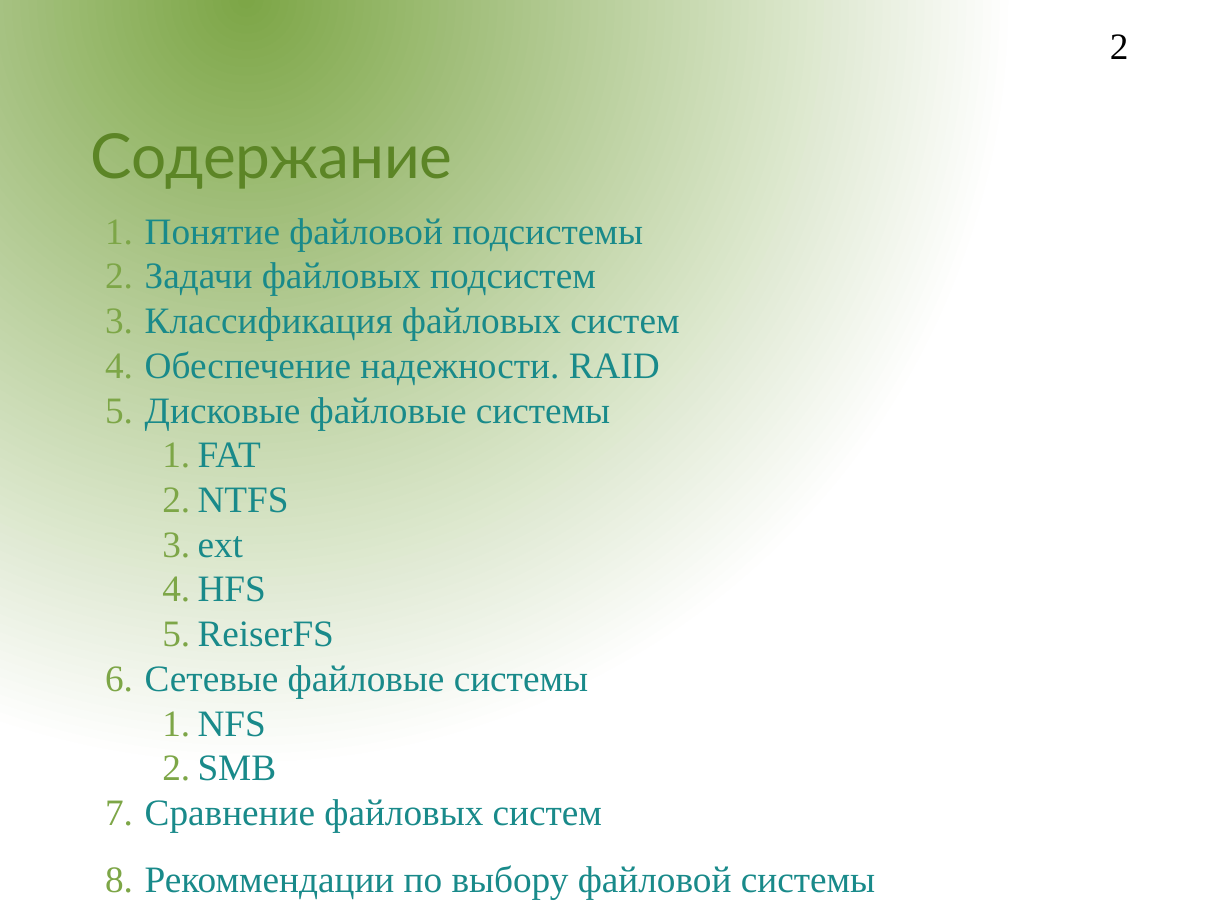
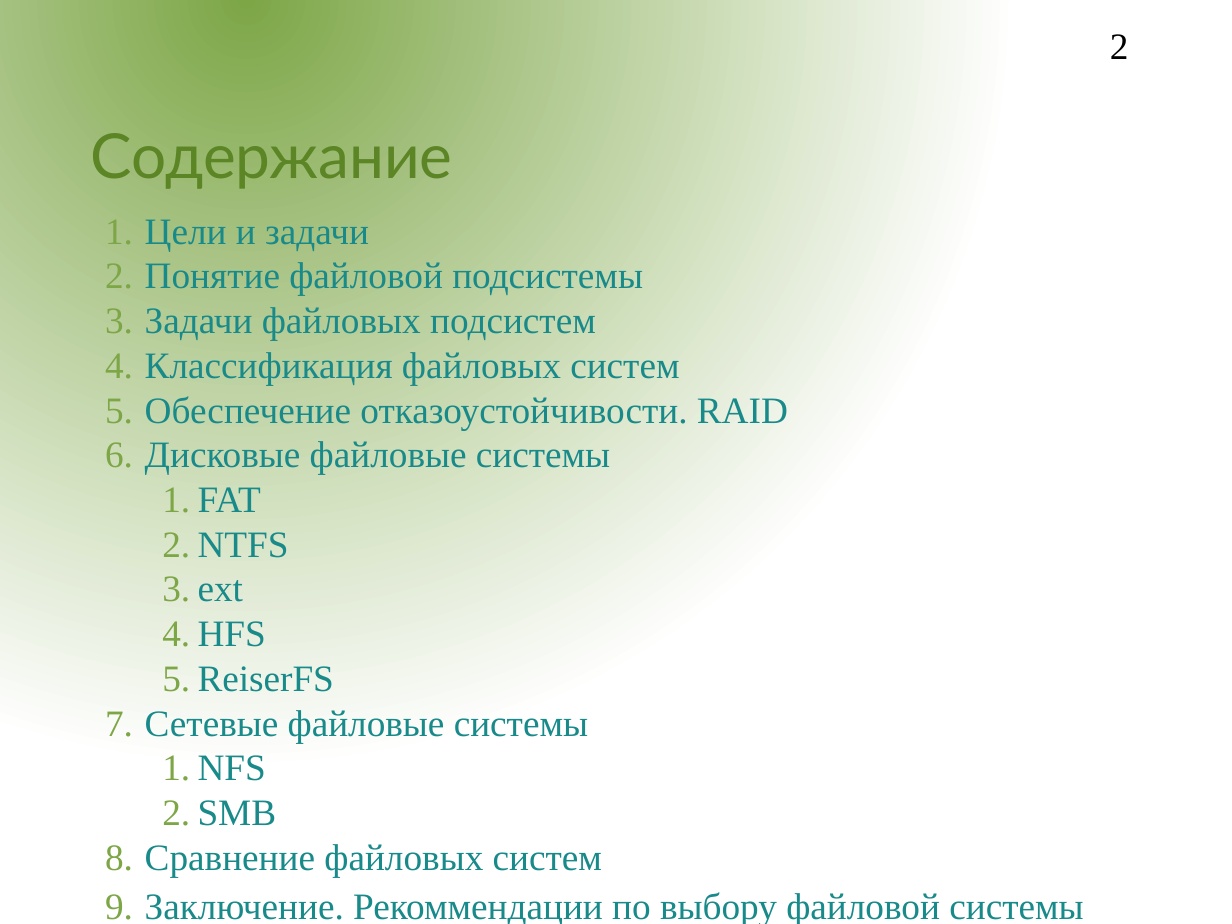
Before and after one commit to aeremenok/a-team-777, a slide deck: slide 2 of 9/st/presentations/file_sybsystem/fs.odp. Drawn at 1232x924 pixels with LibreOffice and Linux fonts; fonts in the diff are those of the drawing; background and template pictures are left out. Boxes give left, top, right and bottom in pixels: in the first picture for what was removed or moved away, otherwise in the second. Text is boxed around its words. In the diff, an @@ line names an element or a change of style, - is before the commit and + after.

Commit message:
СТ-П цели и задачи, критерии (добавить количественные?), надежность -> отказоустойчивость

```diff
--- a/9/st/presentations/file_sybsystem/fs.odp
+++ b/9/st/presentations/file_sybsystem/fs.odp
@@ text at box(145, 219, 369, 251): paragraph added @@
+1. Цели и задачи
@@ text at box(145, 396, 788, 430): text changed @@
-4. Обеспечение надежности. RAID
+5. Обеспечение отказоустойчивости. RAID
@@ text at box(145, 844, 602, 877): less space between paragraphs @@
@@ text at box(145, 892, 1083, 924): text changed @@
-8. Рекоммендации по выбору файловой системы
+9. Заключение. Рекоммендации по выбору файловой системы
```
Also in this commit, not shown: 6 other slides changed, 1 slide added.
